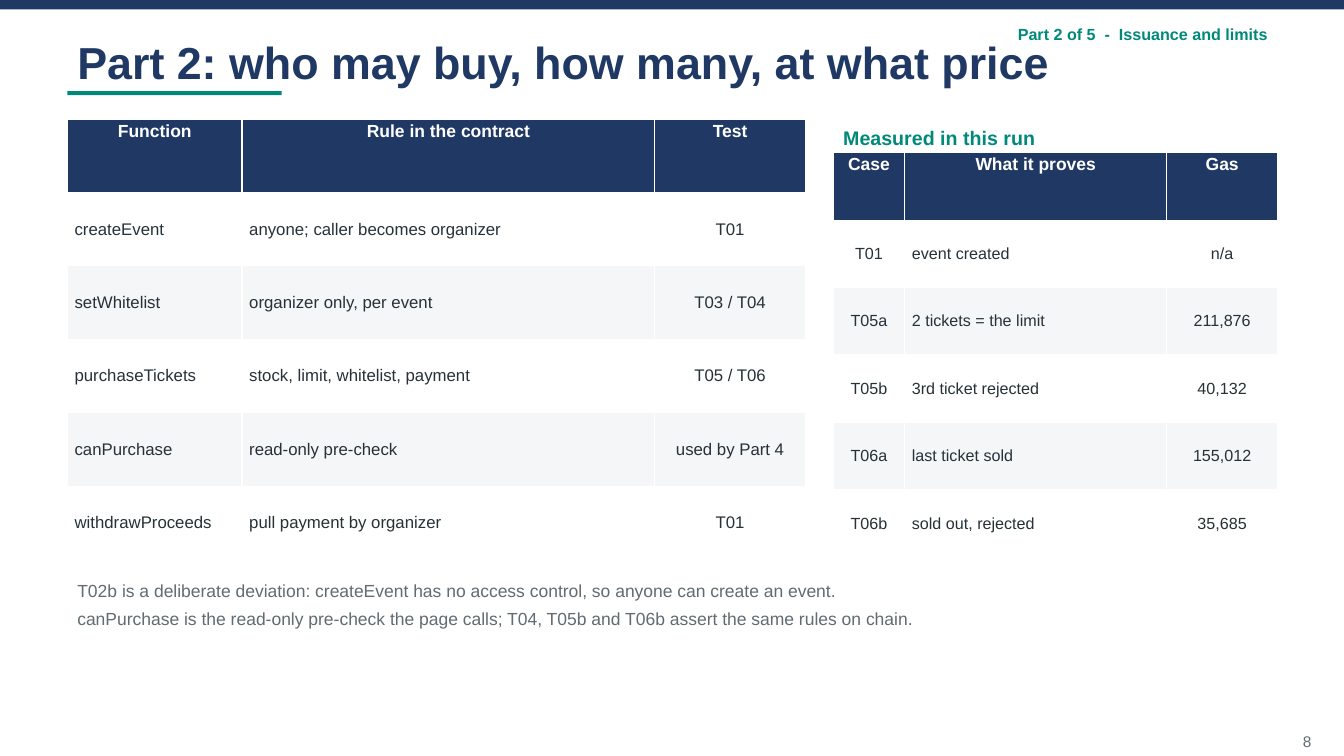
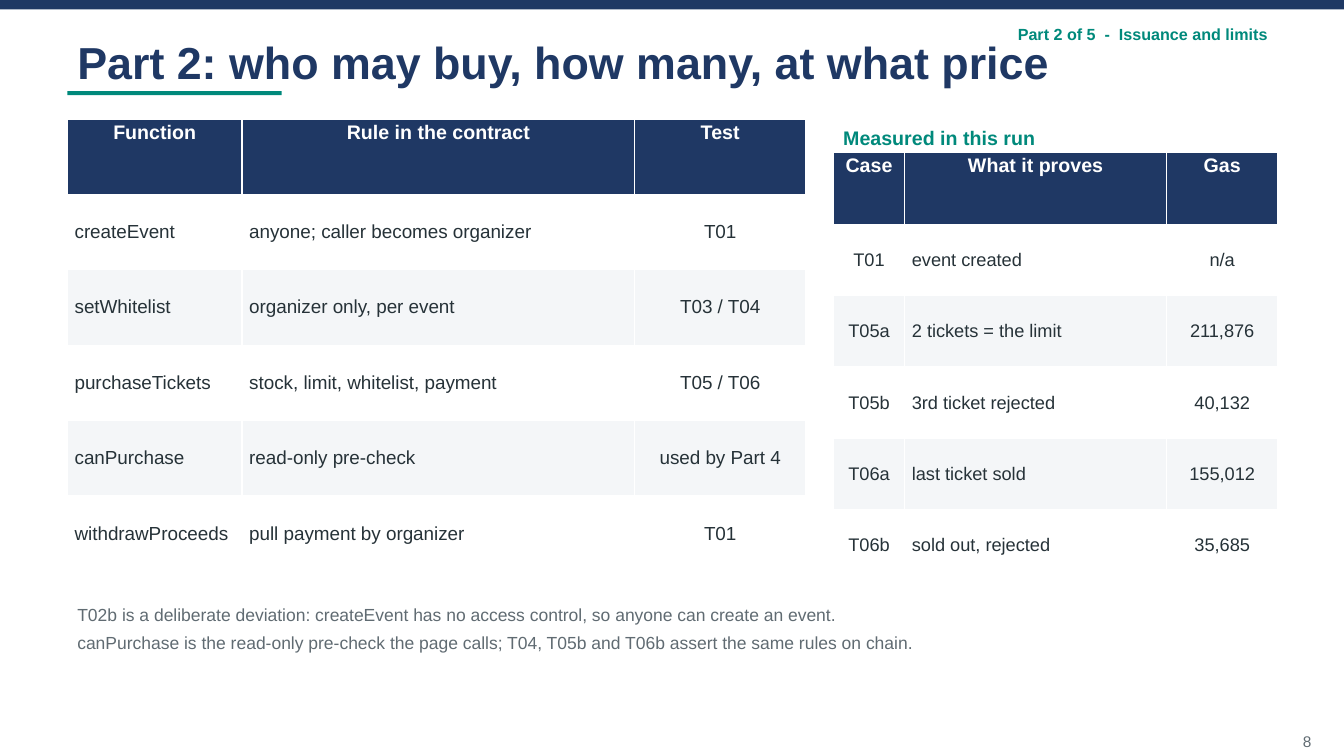
Before and after one commit to wangzai-dao/FTEC5520_AntiScalping, a slide deck: slide 8 of presentation/final_presentation.pptx. Drawn at 1344x756 pixels with LibreOffice and Linux fonts; fonts in the diff are those of the drawing. Boxes give left, top, right and bottom in pixels: in the first picture for what was removed or moved away, otherwise in the second. Text is boxed around its words. In the diff, an @@ line names an element or a change of style, - is before the commit and + after.

```diff
--- a/presentation/final_presentation.pptx
+++ b/presentation/final_presentation.pptx
@@ table at [68,119,806,572] @@
@@ size 12.5 to 14 pt in "Function", "Rule in the contract", "Test" @@
@@ size 12 to 13.5 pt in "createEvent", "anyone; caller becomes organizer", "T01", "setWhitelist" and 11 more places @@
@@ table at [834,153,1278,582] @@
@@ size 12.5 to 14 pt in "Case", "What it proves", "Gas" @@
@@ size 11.5 to 13 pt in "T01", "event created", "n/a", "T05a" and 11 more places @@
@@ text "T02b is a deliberate deviation: ...": place and size @@
-text "T02b is a deliberate deviation: ..." at [77,584,913,629]
+text "T02b is a deliberate deviation: ..." at [77,608,913,653]
```
Also in this commit, not shown: 6 other slides changed, 1 other file.
